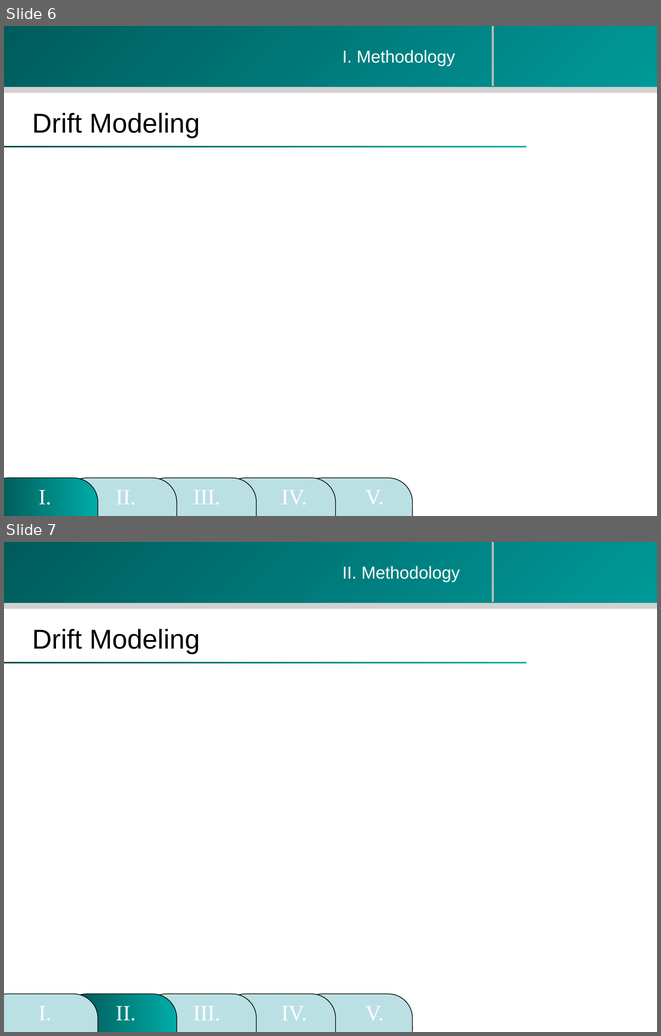
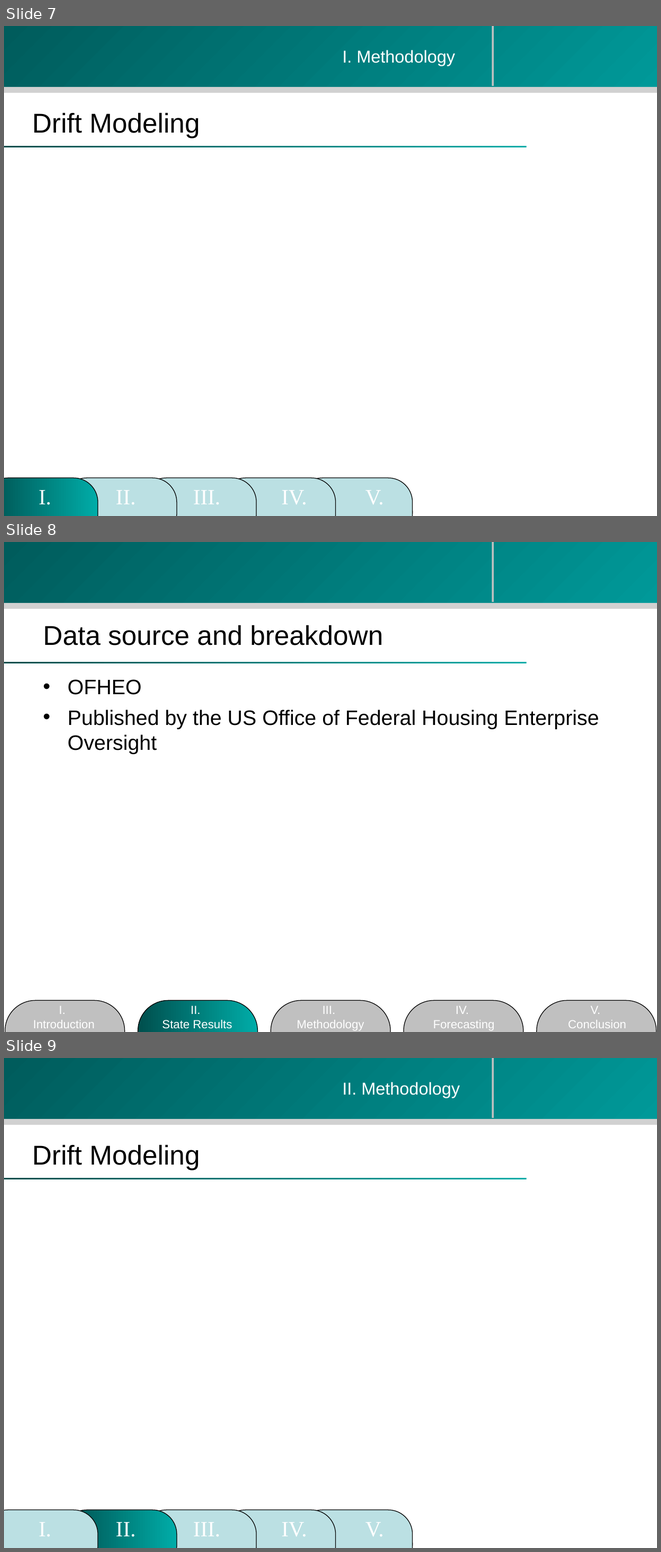
Before and after one commit to zhouzhenghui/svnrepository, a slide deck: SVNRepository/Presentation/M.Eng Final Presentation-take2.ppt. Shown one above the other, each under a label of ours: slides 6 and 7 before the commit, slides 7, 8 and 9 after it. The pictures are 661x1036 and 661x1552 pixels, drawn with LibreOffice and Linux fonts; fonts in the diff are those of the drawing; background and template pictures are left out. Boxes give left, top, right and bottom in pixels: in the first picture for what was removed or moved away, otherwise in the second. Text is boxed around its words. In the diff, an @@ line names an element or a change of style, - is before the commit and + after.

```diff
--- a/SVNRepository/Presentation/M.Eng Final Presentation-take2.ppt
+++ b/SVNRepository/Presentation/M.Eng Final Presentation-take2.ppt
@@ slide 8 added at bbox=[4, 542, 657, 1032], background #FFFFFF; not listed: 4 template elements that a slide beside it also shows @@
@@ title added at bbox=[43, 625, 383, 645], 30 pt, text #000000 @@
+Data source and breakdown
@@ text added at bbox=[68, 679, 599, 754], 23 pt, text #000000 @@
+• OFHEO
+• Published by the US Office of Federal Housing Enterprise Oversight
@@ rounded rectangle added at bbox=[5, 1000, 125, 1032], fill #C0C0C0, outline #000000 0.74 pt @@
@@ rounded rectangle added at bbox=[138, 1000, 257, 1032], fill gradient #00ACA8 to #004F4D, outline #000000 0.74 pt @@
@@ rounded rectangle added at bbox=[271, 1000, 390, 1032], fill #C0C0C0, outline #000000 0.74 pt @@
@@ rounded rectangle added at bbox=[404, 1000, 523, 1032], fill #C0C0C0, outline #000000 0.74 pt @@
@@ rounded rectangle added at bbox=[537, 1000, 656, 1032], fill #C0C0C0, outline #000000 0.74 pt @@
@@ text added at bbox=[33, 1006, 95, 1028], 13 pt, text #FFFFFF @@
+I.
+Introduction
@@ text added at bbox=[162, 1005, 232, 1029], 13 pt, text #FFFFFF @@
+II.
+State Results
@@ text added at bbox=[297, 1006, 364, 1030], 13 pt, text #FFFFFF @@
+III.
+Methodology
@@ text added at bbox=[433, 1006, 495, 1030], 13 pt, text #FFFFFF @@
+IV.
+Forecasting
@@ text added at bbox=[568, 1006, 626, 1028], 13 pt, text #FFFFFF @@
+V.
+Conclusion
@@ what was slide 6 is now slide 7 @@
@@ what was slide 7 is now slide 9 @@
```
Also in this commit, not shown: 1 other slide added.
